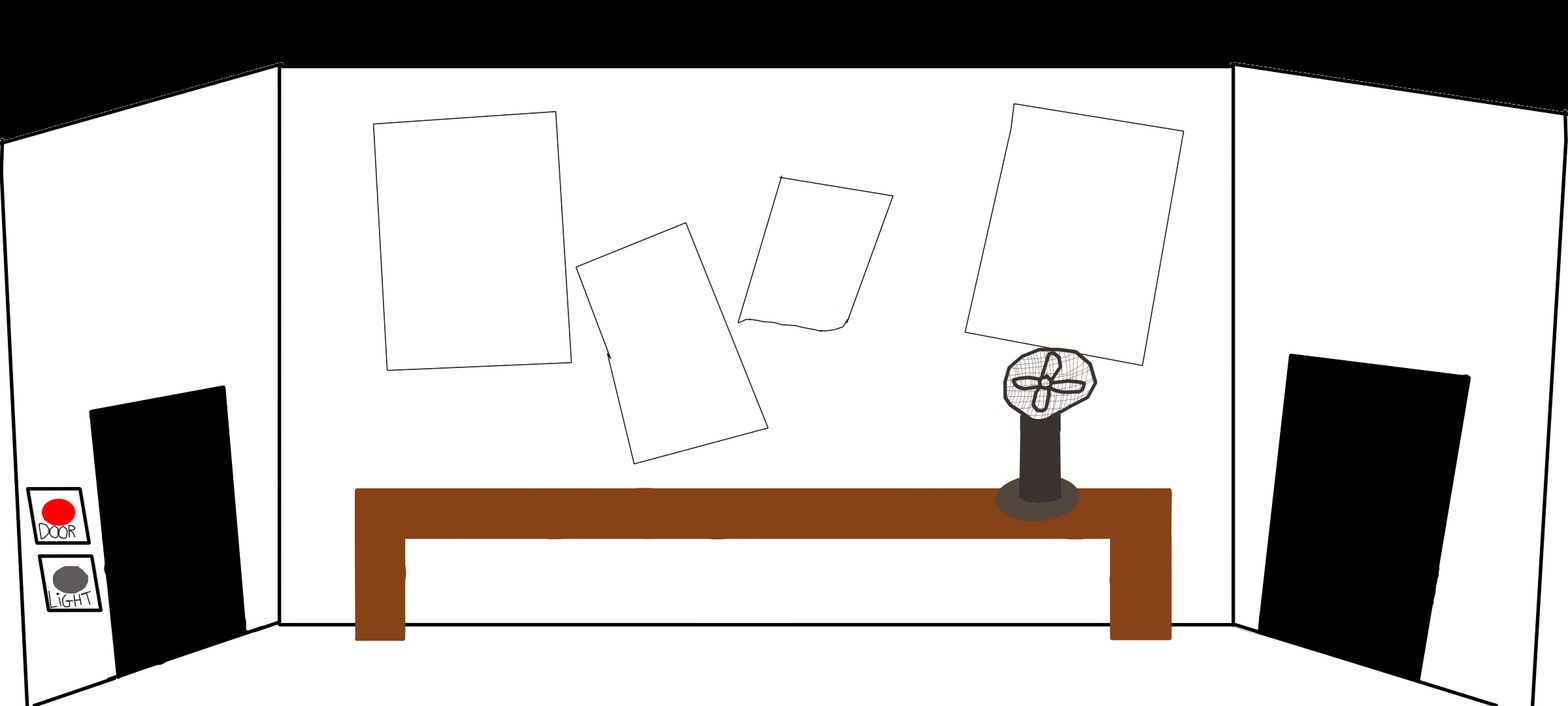
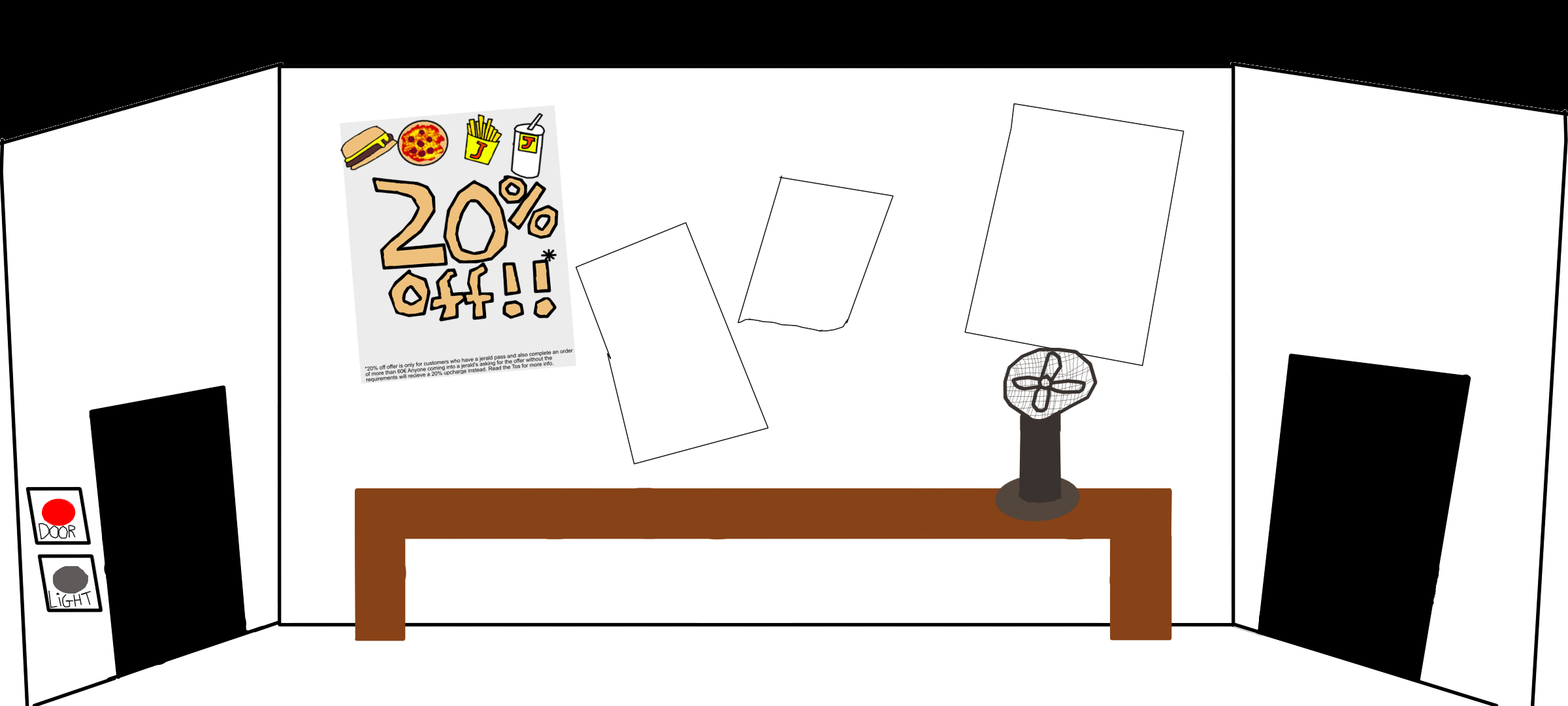
Comparing the layer stacks of the two 1568px x 706px images. Changes:
painted on "doors" over [357, 334, 577, 384]
removed layer "random poster 1" over [339, 105, 577, 377]
added group "poster 1" with 7 layers above "Background" over [339, 105, 577, 384]
added layer "disclamer" in group "poster 1" over [357, 334, 577, 384]
added layer "drink" in group "poster 1" over [501, 105, 564, 210]
added layer "fries" in group "poster 1" over [459, 105, 544, 168]
added layer "pizza" in group "poster 1" over [376, 113, 460, 168]
added layer "burger" in group "poster 1" over [339, 116, 419, 210]
added layer "text and shit" in group "poster 1" over [343, 167, 574, 335]
added layer "white" in group "poster 1" over [339, 105, 577, 384]
